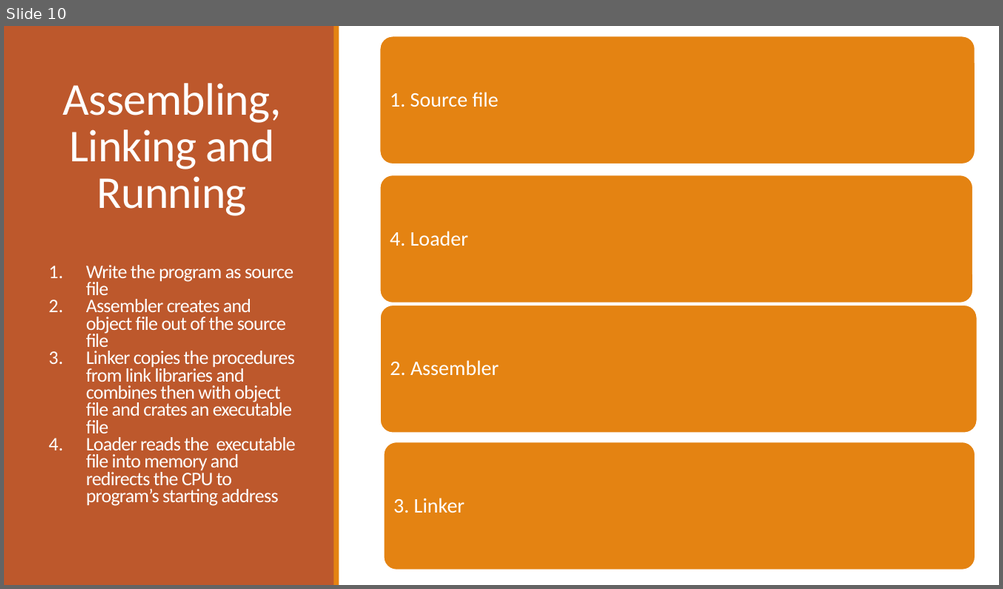
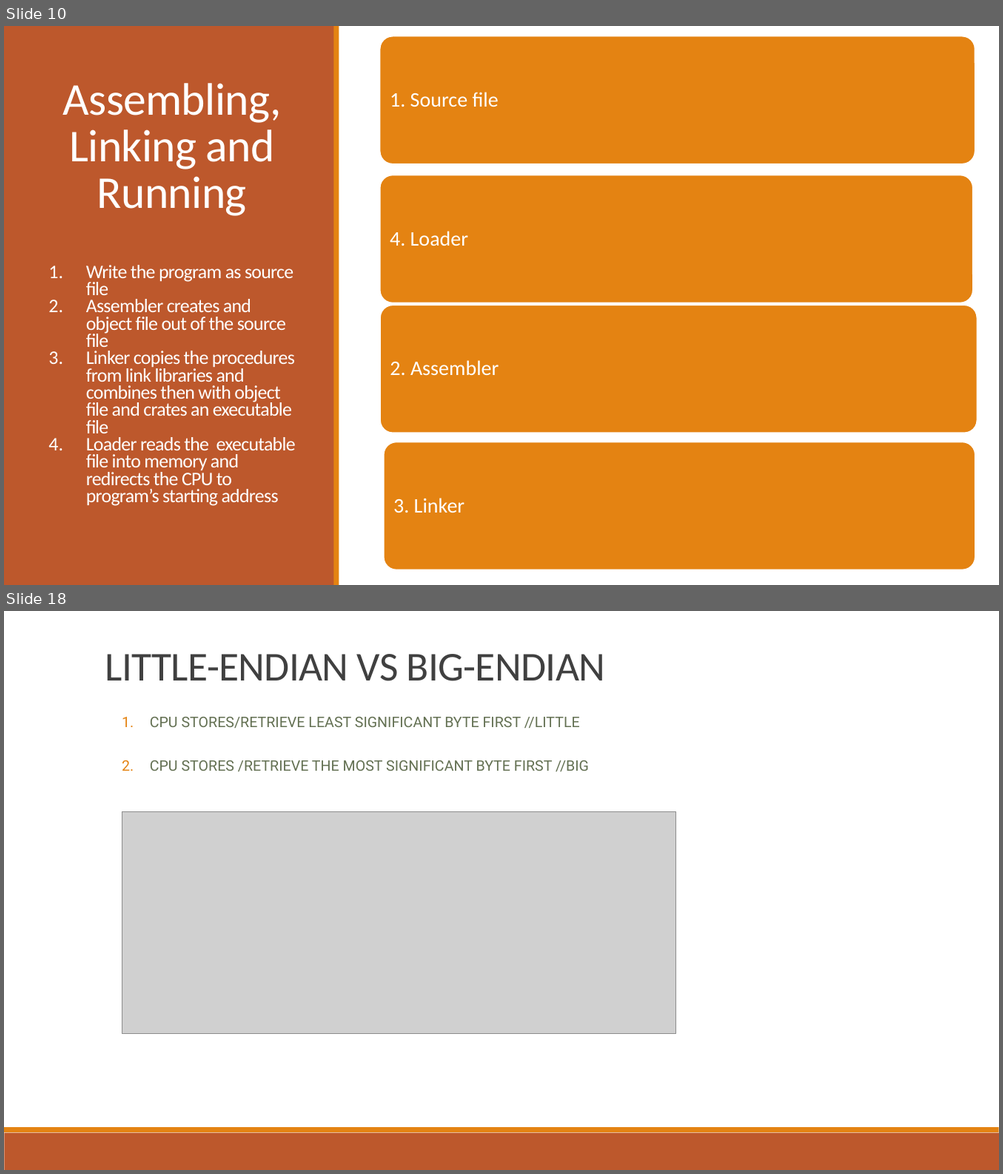
Before and after one commit to b1nch3f/Assembly-Language-Tutorials-for-Windows, a slide deck: 03 Assembly Language/Assembly Language.pptx. Shown one above the other, each under a label of ours: slide 10 before the commit, slides 10 and 18 after it; the slides between them are not shown. The pictures are 1003x589 and 1003x1174 pixels, drawn with LibreOffice and Linux fonts; fonts in the diff are those of the drawing; grey boxes stand for pictures. Boxes give left, top, right and bottom in pixels: in the first picture for what was removed or moved away, otherwise in the second. Text is boxed around its words. In the diff, an @@ line names an element or a change of style, - is before the commit and + after.

```diff
--- a/03 Assembly Language/Assembly Language.pptx
+++ b/03 Assembly Language/Assembly Language.pptx
@@ slide 18 added at (4,611,999,1170), background #FFFFFF @@
@@ title added at (105,654,605,681), 39.6 pt, text #404040 @@
+LITTLE-ENDIAN VS BIG-ENDIAN
@@ subtitle added at (150,717,589,772), 14 pt, text #637052 @@
+  1. CPU STORES/RETRIEVE LEAST SIGNIFICANT BYTE FIRST //LITTLE
+  2. CPU STORES /RETRIEVE THE MOST SIGNIFICANT BYTE FIRST //BIG
@@ picture added at (122,812,676,1034) @@
@@ rectangle added at (4,1133,999,1170), fill #BD582C @@
@@ rectangle added at (4,1128,999,1133), fill #E48312 @@
```
Also in this commit, not shown: 2 slides changed, 9 other slides added.
